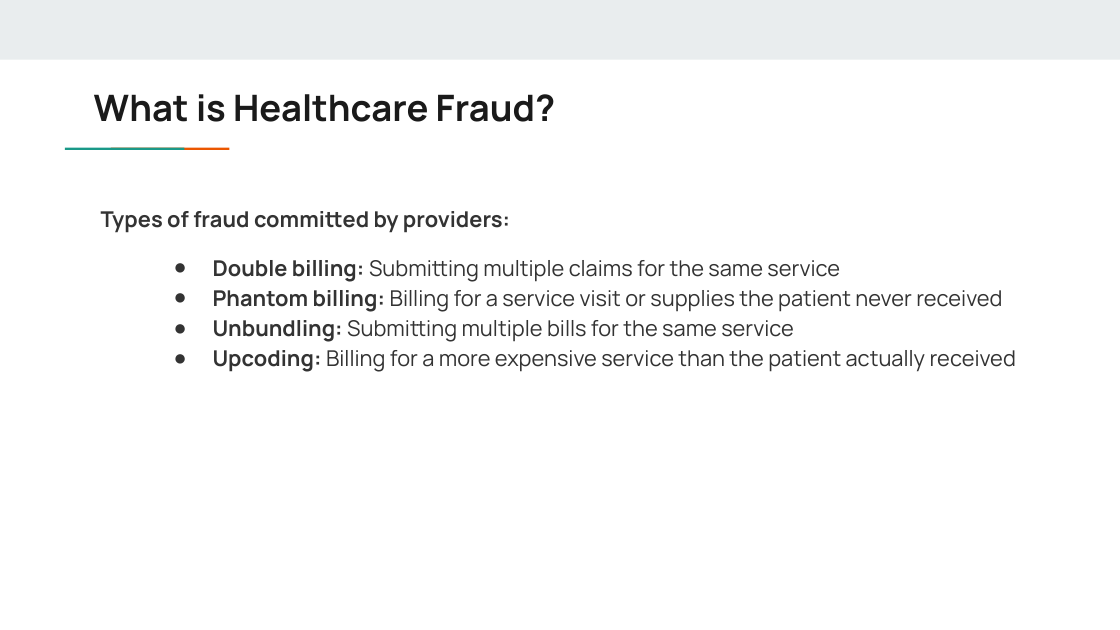
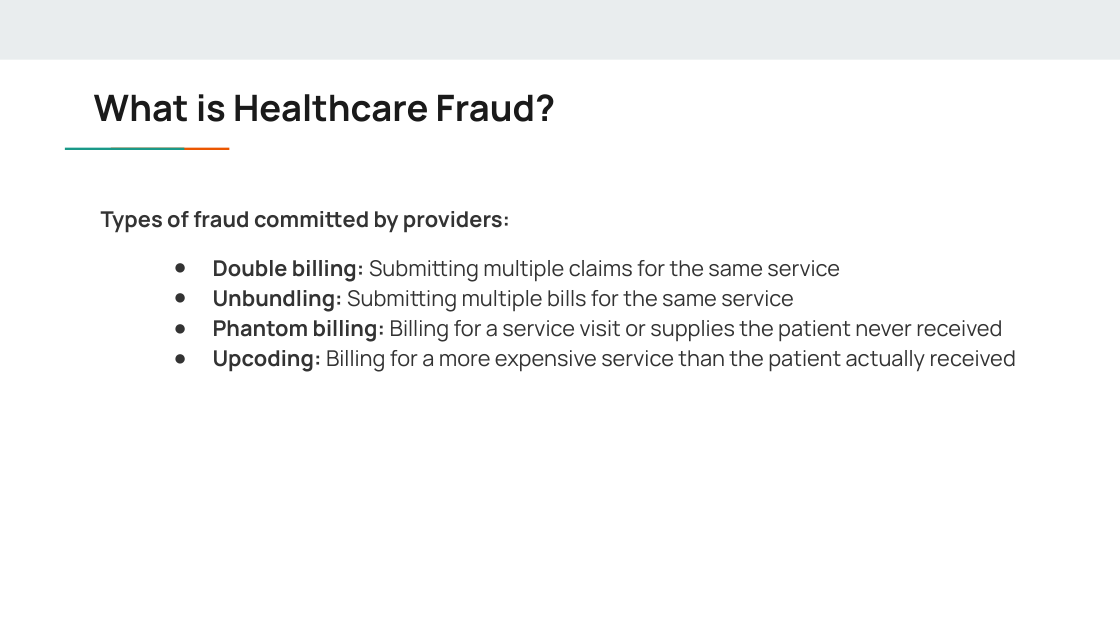
Before and after one commit to hedgekim/Healthcare-Fraud, a slide deck: slide 3 of Healthcare Fraud.pptx. Drawn at 1120x630 pixels with LibreOffice and Linux fonts; fonts in the diff are those of the drawing. Boxes give left, top, right and bottom in pixels: in the first picture for what was removed or moved away, otherwise in the second. Text is boxed around its words. In the diff, an @@ line names an element or a change of style, - is before the commit and + after.

```diff
--- a/Healthcare Fraud.pptx
+++ b/Healthcare Fraud.pptx
@@ text at (213,290,794,312): paragraph added @@
+● Unbundling: Submitting multiple bills for the same service
@@ text at (213,320,794,342): paragraph removed @@
-● Unbundling: Submitting multiple bills for the same service
```
Also in this commit, not shown: 4 other slides changed, 1 other file.
